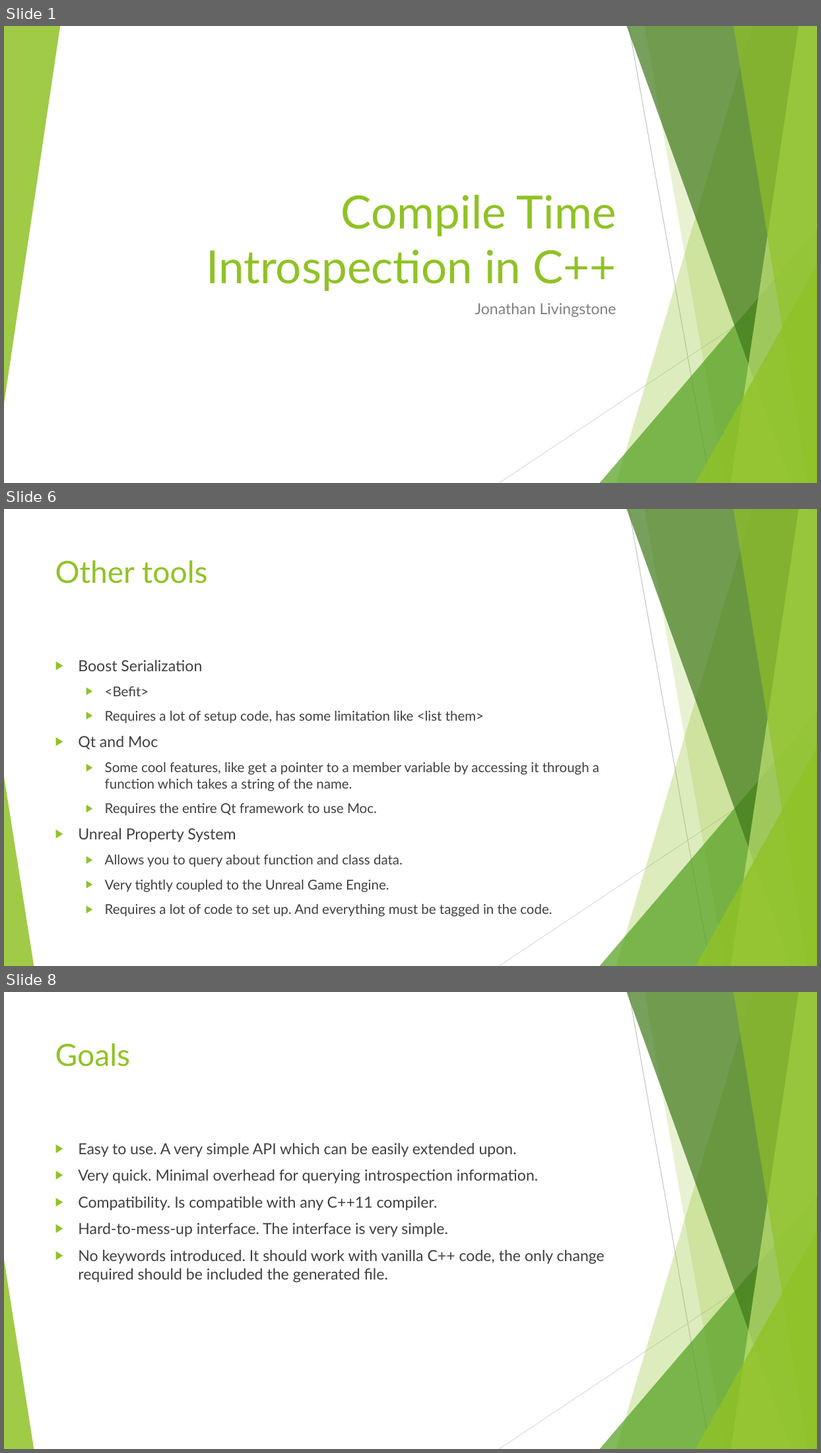
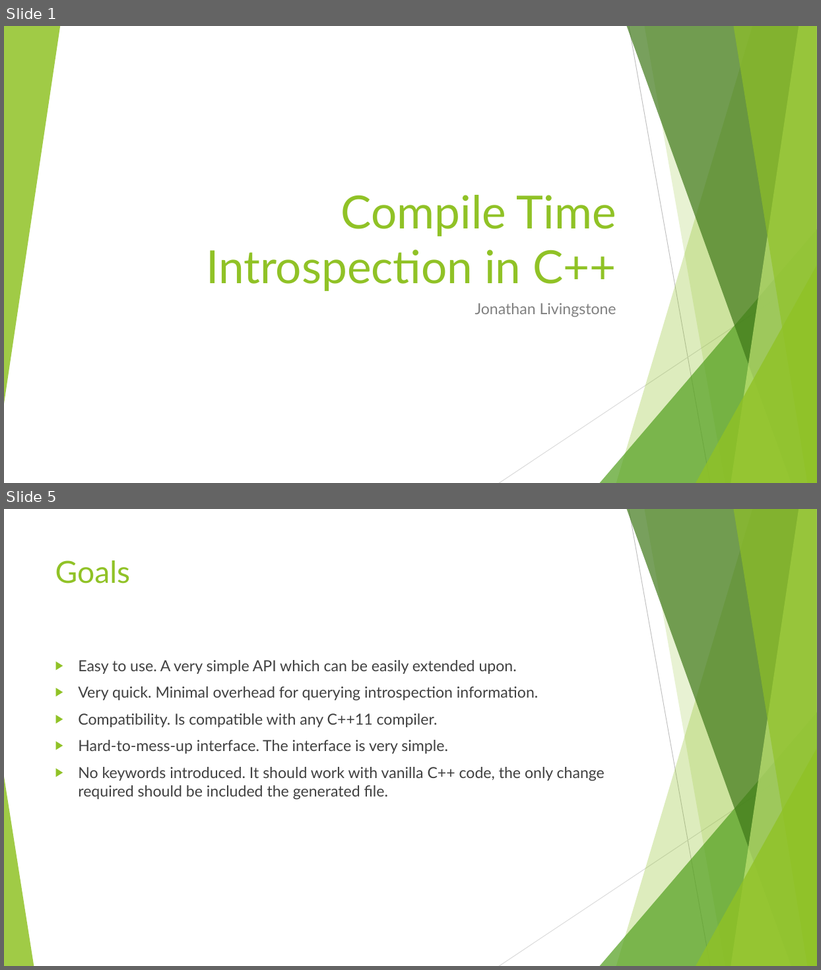
Before and after one commit to CaptainSeagull/Preprocessor-Honours, a slide deck: presentation.pptx. Shown one above the other, each under a label of ours: slides 1, 6 and 8 before the commit, slides 1 and 5 after it; the slides between them are not shown. The pictures are 821x1453 and 821x970 pixels, drawn with LibreOffice and Linux fonts; fonts in the diff are those of the drawing. Boxes give left, top, right and bottom in pixels: in the first picture for what was removed or moved away, otherwise in the second. Text is boxed around its words. In the diff, an @@ line names an element or a change of style, - is before the commit and + after.

```diff
--- a/presentation.pptx
+++ b/presentation.pptx
@@ slide 6 removed at (x1=4, y1=509, x2=817, y2=966), background #FFFFFF; not listed: 10 template elements that a slide beside it also shows @@
@@ title removed at (x1=55, y1=560, x2=208, y2=584) @@
-Other tools
@@ text removed at (x1=78, y1=660, x2=599, y2=917) @@
-▶ Boost Serialization
-  ▶ <Befit>
-  ▶ Requires a lot of setup code, has some limitation like <list them>
-▶ Qt and Moc
-  ▶ Some cool features, like get a pointer to a member variable by accessing it through a function which takes a string of the name.
-  ▶ Requires the entire Qt framework to use Moc.
-▶ Unreal Property System
-  ▶ Allows you to query about function and class data.
-  ▶ Very tightly coupled to the Unreal Game Engine.
-  ▶ Requires a lot of code to set up. And everything must be tagged in the code.
@@ what was slide 8 is now slide 5 @@
```
Also in this commit, not shown: 5 slides changed, 1 slide added, 4 other slides removed.
